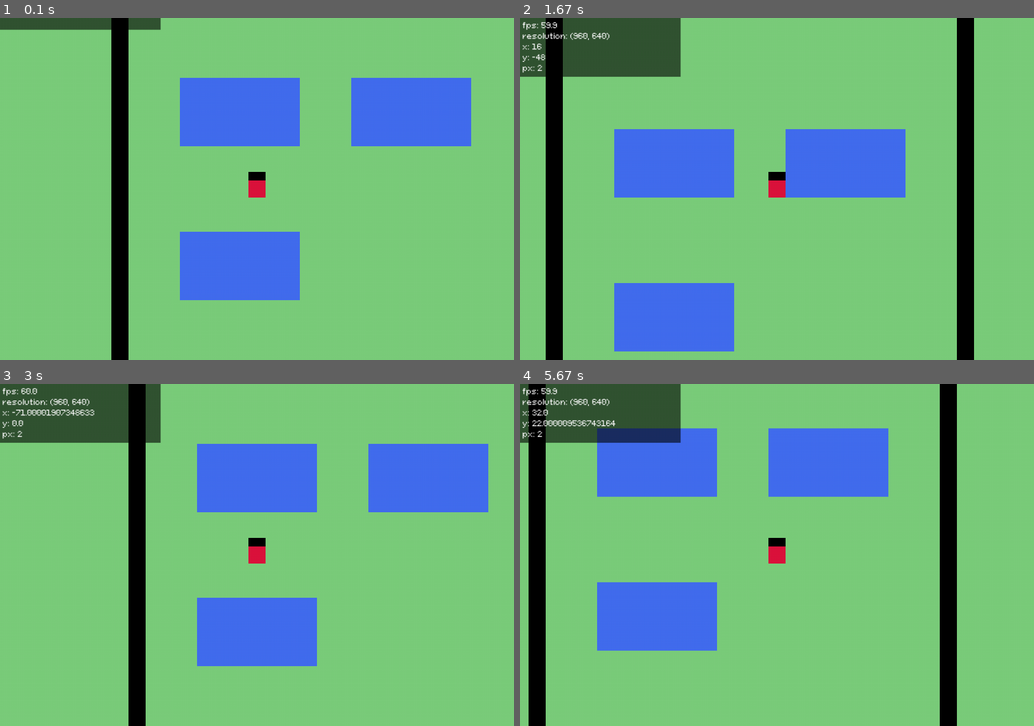
Above: before the commit, frames 1-4 (two rows, left to right).
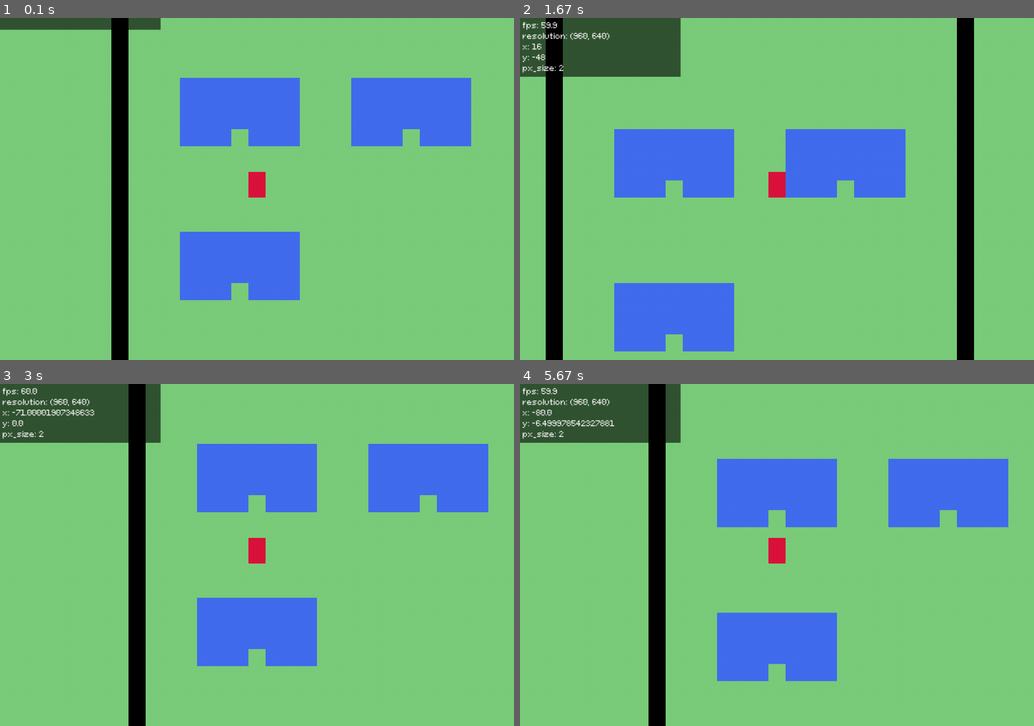
Above: after the commit, the same moments.

Repository: kritserv/rpg-maker-style-top-down-game-template
Game: pygame game, started from main.py
The game is run twice, just before and just after one commit, with the same random seed, the same clock (stepped at 60 frames per second) and the same inputs.
Inputs:
- Up to frame 1 (0.1 s): no input
- Up to frame 2 (1.67 s): hold Right 0.33-0.8 s; hold Up 0.83-1.13 s; hold Right 1.17-1.63 s
- Up to frame 3 (3 s): hold Left 1.67-2.2 s; hold Down 2.23-2.53 s; hold Left 2.57-2.97 s
- Up to frame 4 (5.67 s): hold Up 3-3.37 s; hold Right 3.4-4.03 s; hold Down 4.07-4.43 s; hold Left 4.47-4.93 s; hold Right 4.97-5.43 s; hold Up from 5.47 s (still down)

The runs differ from the first frame. In frame 1, 0.6% of the frame differs, in the area x 45-82%, y 32-83%; in frame 2, 0.6%; in frame 3, 0.6%; in frame 4, 33%, in the area x 1-95%, y 0-100%.

Commit message:
make a hole in obstacle rect to use as house door

Diff:
--- a/main.py
+++ b/main.py
@@ -34,19 +34,33 @@
 	new_size = (curr_width, curr_height)
 
 	obstacles = [
-		(pg.Rect(-144, -112, 112, 64), blue),
-		(pg.Rect(16, -112, 112, 64), blue),
-		(pg.Rect(-144, 32, 112, 64), blue),
+		# House left
+		(pg.Rect(-144, -112, 48, 64), blue),
+		(pg.Rect(-96, -112, 16, 48), blue),
+		(pg.Rect(-80, -112, 48, 64), blue),
+
+		# House right
+		(pg.Rect(16, -112, 48, 64), blue),
+		(pg.Rect(64, -112, 16, 48), blue),
+		(pg.Rect(80, -112, 48, 64), blue),
+
+		# House bottom left
+		(pg.Rect(-144, 32, 48, 64), blue),
+		(pg.Rect(-96, 32, 16, 48), blue),
+		(pg.Rect(-80, 32, 48, 64), blue),
+
+		# Map borders
 		(pg.Rect(-208, -240, 384, 16), black),
 		(pg.Rect(-208, 240, 400, 16), black),
 		(pg.Rect(-208, -224, 16, 464), black),
 		(pg.Rect(176, -240, 16, 480), black)
-		]
+	]
+
 
 	player = Player(screen)
 
 	player.rects = [(pg.Rect(0, 0, 16, 16), red),
-		(pg.Rect(0, -8, 16, 8), black)
+		(pg.Rect(0, -8, 16, 8), red)
 	]
 
 	player.resize(pixel_size)
@@ -110,7 +124,7 @@
 					f"resolution: {(curr_width, curr_height)}",
 					f"x: {player.pos[0]}",
 					f"y: {player.pos[1]}",
-					f"px: {pixel_size}"
+					f"px_size: {pixel_size}"
 				]
 				debug_timer.restart()
 			print_debug(debug_list)
